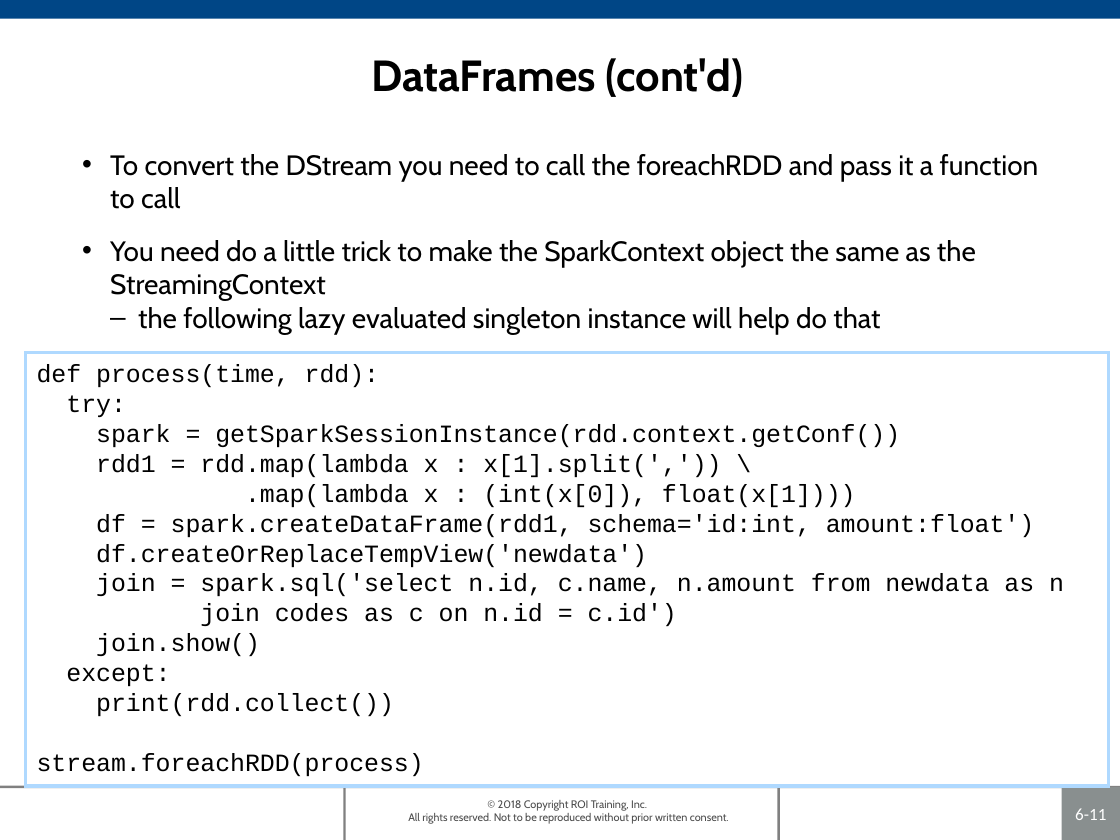
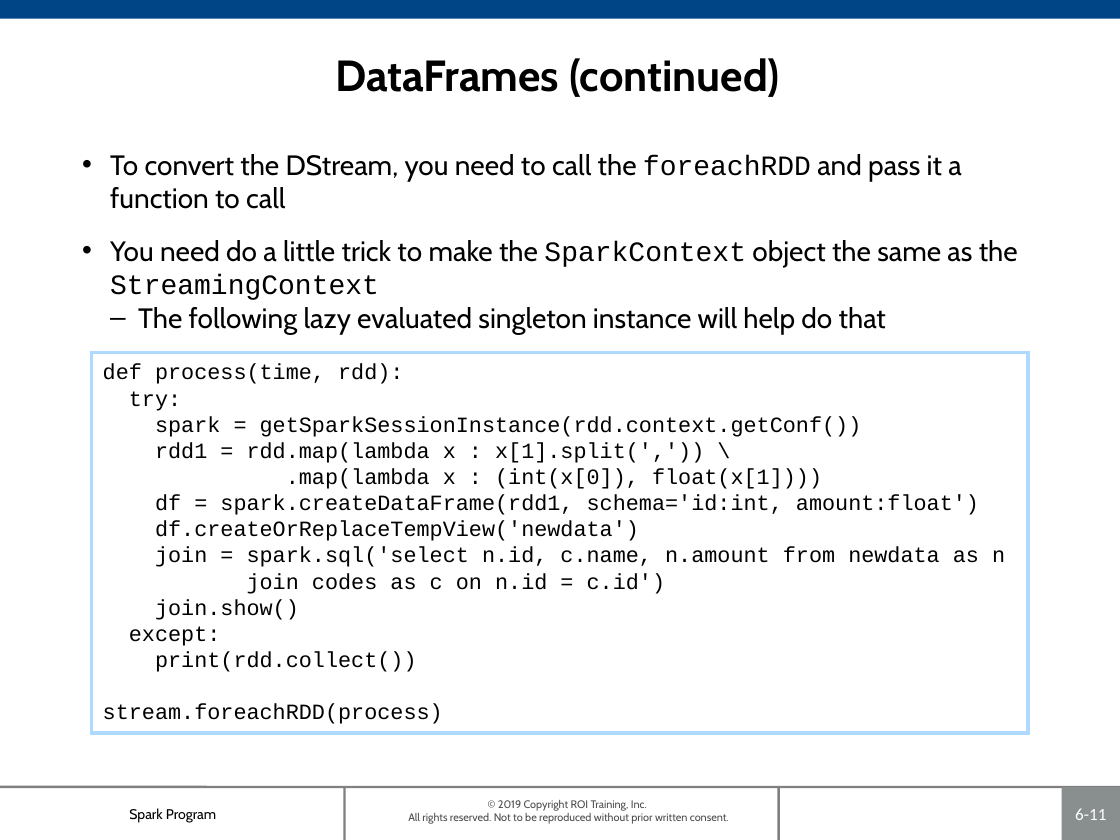
Before and after one commit to roitraining/SparkProgram, a slide deck: slide 11 of Day5/Ch06_SparkStreaming.pptx. Drawn at 1120x840 pixels with LibreOffice and Linux fonts; fonts in the diff are those of the drawing; background and template pictures are left out. Boxes give left, top, right and bottom in pixels: in the first picture for what was removed or moved away, otherwise in the second. Text is boxed around its words. In the diff, an @@ line names an element or a change of style, - is before the commit and + after.

```diff
--- a/Day5/Ch06_SparkStreaming.pptx
+++ b/Day5/Ch06_SparkStreaming.pptx
@@ title at (335,58,780,97): text changed @@
-DataFrames (cont'd)
+DataFrames (continued)
@@ text at (110,154,961,209): text changed @@
-• To convert the DStream you need to call the foreachRDD and pass it a function to call
+• To convert the DStream, you need to call the foreachRDD and pass it a function to call
@@ text at (110,240,1018,300): font Cabin to Courier New in "SparkContext StreamingContext" @@
@@ text at (138,307,886,334): text changed @@
-  – the following lazy evaluated singleton instance will help do that
+  – The following lazy evaluated singleton instance will help do that
@@ rectangle "def process(time, rdd):": place and size @@
-rectangle "def process(time, rdd):" at (26,353,1109,786)
+rectangle "def process(time, rdd):" at (92,353,1028,734)
@@ rectangle "def process(time, rdd):" at (92,353,1028,734): size 16 to 14 pt @@
@@ text added at (129,808,216,823), 9 pt, text #000000 @@
+Spark Program
@@ text at (408,800,729,824): text changed @@
-© 2018 Copyright ROI Training, Inc.
-All rights reserved. Not to be reproduced without prior written consent.
+© 2019 Copyright ROI Training, Inc.
+All rights reserved. Not to be reproduced without prior written consent.
```
Also in this commit, not shown: 14 other slides changed, 1 other file.
